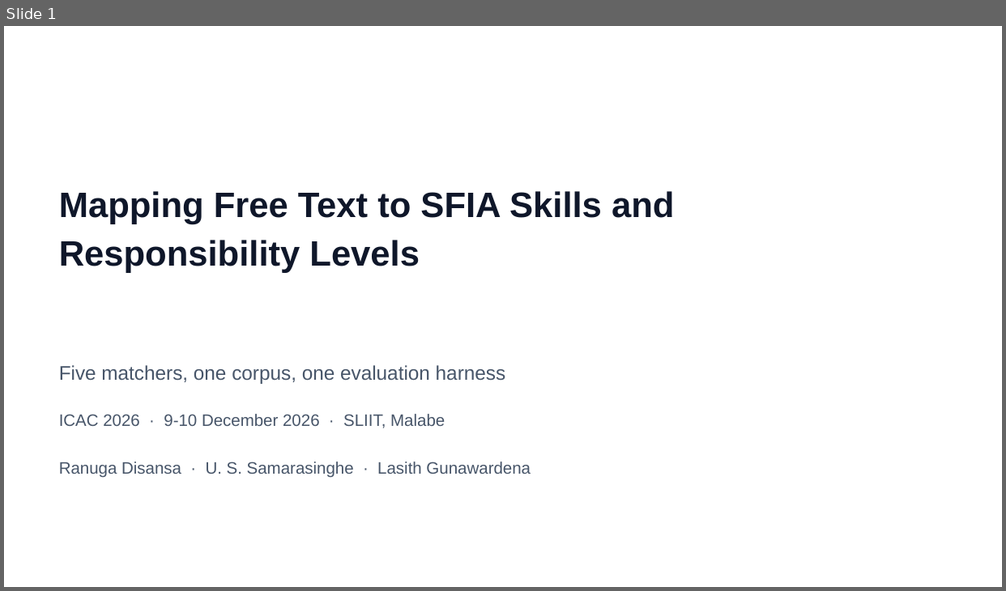
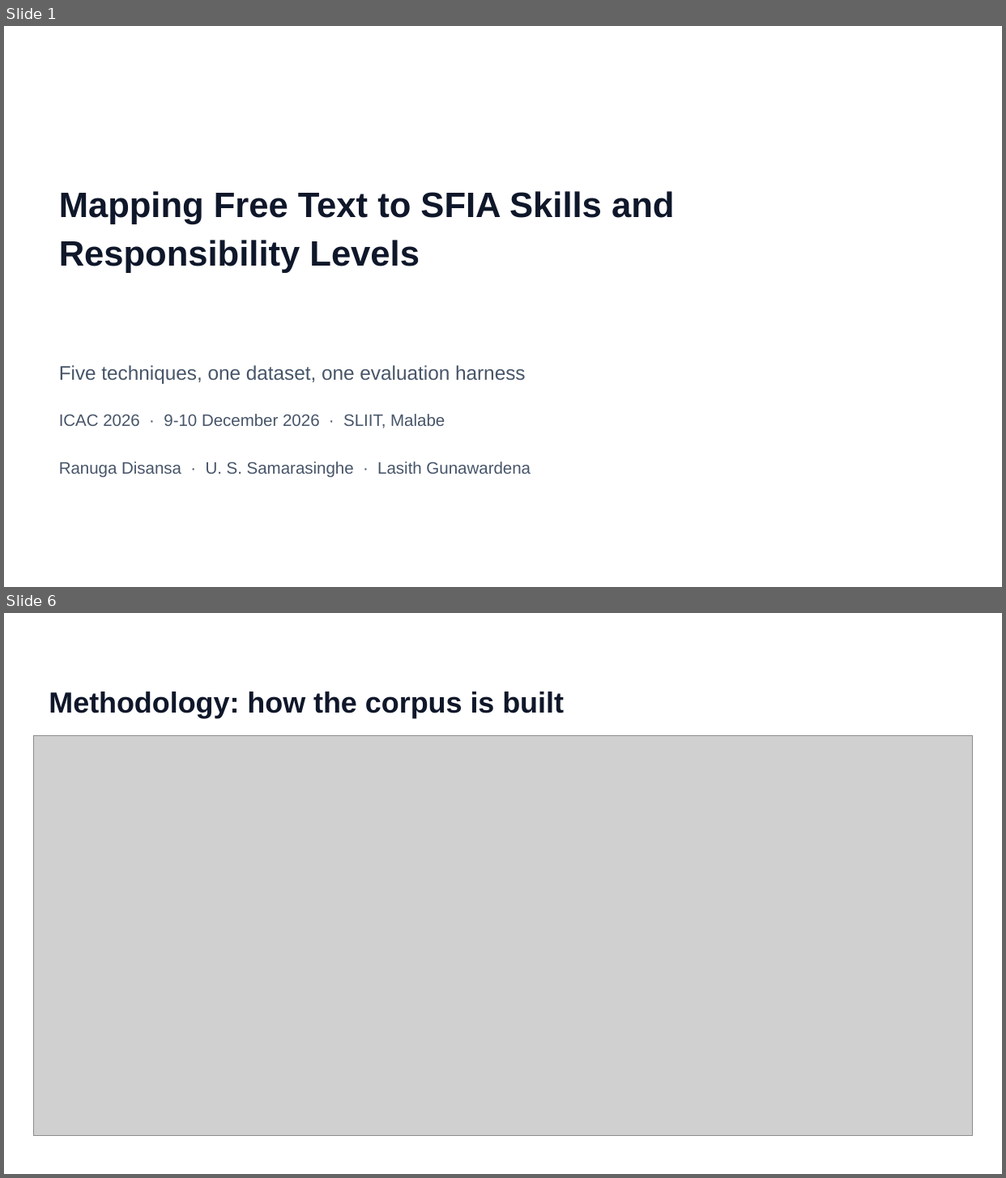
Before and after one commit to prdai/sfia-structured-skill-extraction, a slide deck: talk/deck/sfia-icac-2026.pptx. Shown one above the other, each under a label of ours: slide 1 before the commit, slides 1 and 6 after it; the slides between them are not shown. The pictures are 1006x591 and 1006x1178 pixels, drawn with LibreOffice and Linux fonts; fonts in the diff are those of the drawing; grey boxes stand for pictures. Boxes give left, top, right and bottom in pixels: in the first picture for what was removed or moved away, otherwise in the second. Text is boxed around its words. In the diff, an @@ line names an element or a change of style, - is before the commit and + after.

```diff
--- a/talk/deck/sfia-icac-2026.pptx
+++ b/talk/deck/sfia-icac-2026.pptx
@@ slide 6 added at <box>4,613,1002,1174</box>, background #FFFFFF @@
@@ text added at <box>49,692,564,718</box>, 28 pt, text #0F172A, bold @@
+Methodology: how the corpus is built
@@ picture added at <box>34,736,972,1135</box> @@
@@ slide 1 changed as well @@
@@ text at <box>59,365,526,384</box>: text changed @@
-Five matchers, one corpus, one evaluation harness
+Five techniques, one dataset, one evaluation harness
```
Also in this commit, not shown: 1 other slide changed, 9 other slides added, 16 slides removed, 5 other files.
